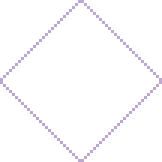
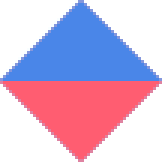
Layers edited between the first and the second 162×162 image:
added group "red_blue.png" with 2 layers above "_FFFFFF.png" over 0, 0, 162, 162
added layer "red" in group "red_blue.png" over 0, 81, 162, 162
added layer "blue" in group "red_blue.png" over 0, 0, 162, 81
